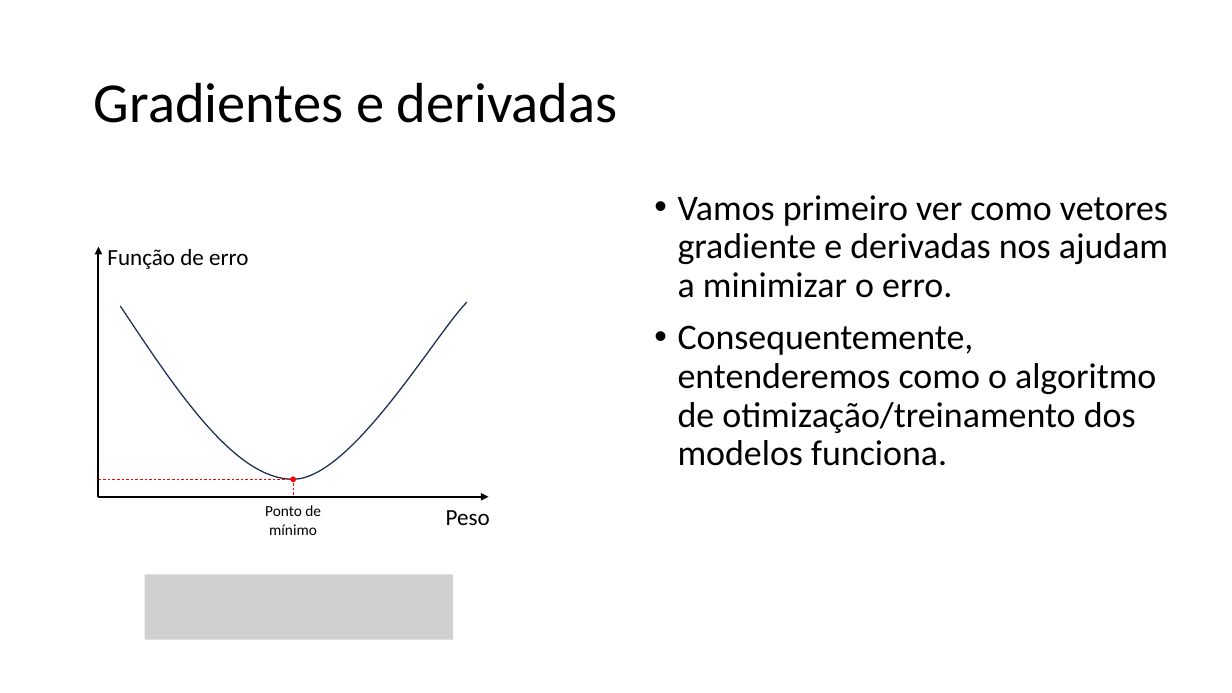
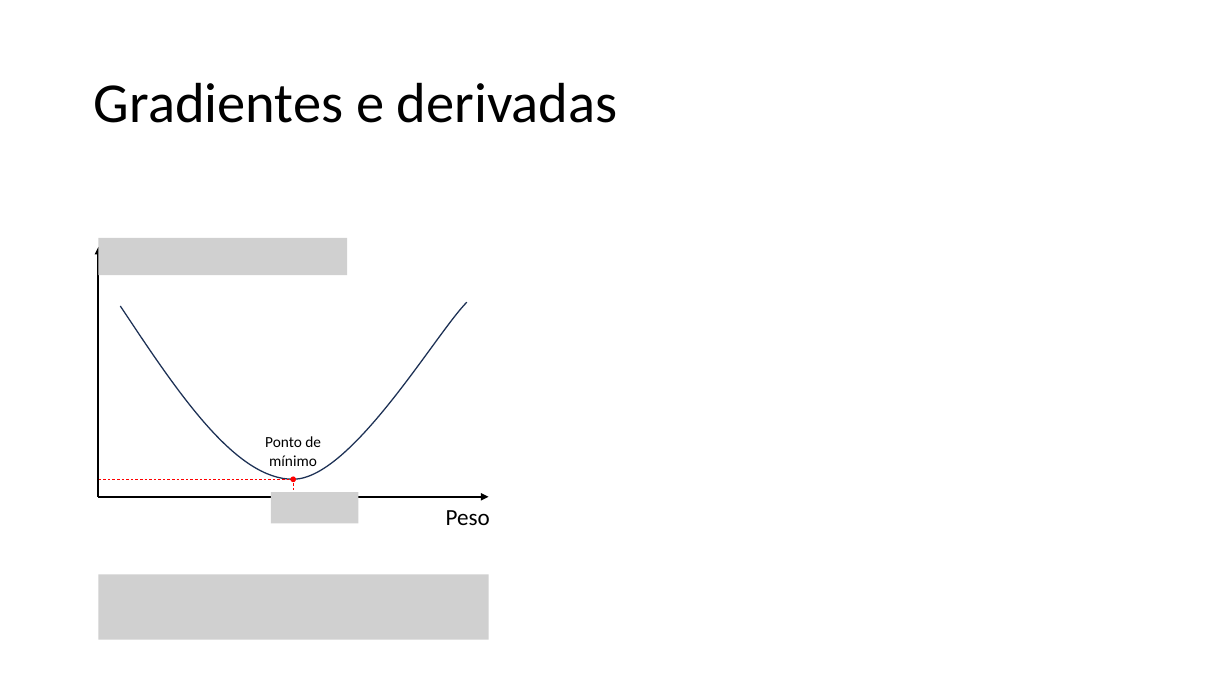
Before and after one commit to zz4fap/tp557-iot-ml, a slide deck: slide 3 of slides/TP557_6_Minimizando_o_erro.pptx. Drawn at 1232x693 pixels with LibreOffice and Linux fonts; fonts in the diff are those of the drawing; grey boxes stand for pictures. Boxes give left, top, right and bottom in pixels: in the first picture for what was removed or moved away, otherwise in the second. Text is boxed around its words. In the diff, an @@ line names an element or a change of style, - is before the commit and + after.

```diff
--- a/slides/TP557_6_Minimizando_o_erro.pptx
+++ b/slides/TP557_6_Minimizando_o_erro.pptx
@@ text removed at bbox=[678, 195, 1168, 466] @@
-• Vamos primeiro ver como vetores gradiente e derivadas nos ajudam a minimizar o erro.
-• Consequentemente, entenderemos como o algoritmo de otimização/treinamento dos modelos funciona.
@@ picture added at bbox=[99, 238, 348, 274] @@
@@ text removed at bbox=[107, 249, 248, 269] @@
-Função de erro
@@ text "Ponto de mínimo": place and size @@
-text "Ponto de mínimo" at bbox=[265, 505, 321, 535]
+text "Ponto de mínimo" at bbox=[265, 436, 321, 466]
@@ picture added at bbox=[271, 493, 359, 524] @@
@@ picture: place and size @@
-picture at bbox=[144, 574, 453, 640]
+picture at bbox=[99, 574, 489, 640]
```
Also in this commit, not shown: 7 other slides changed, 1 slide added.
